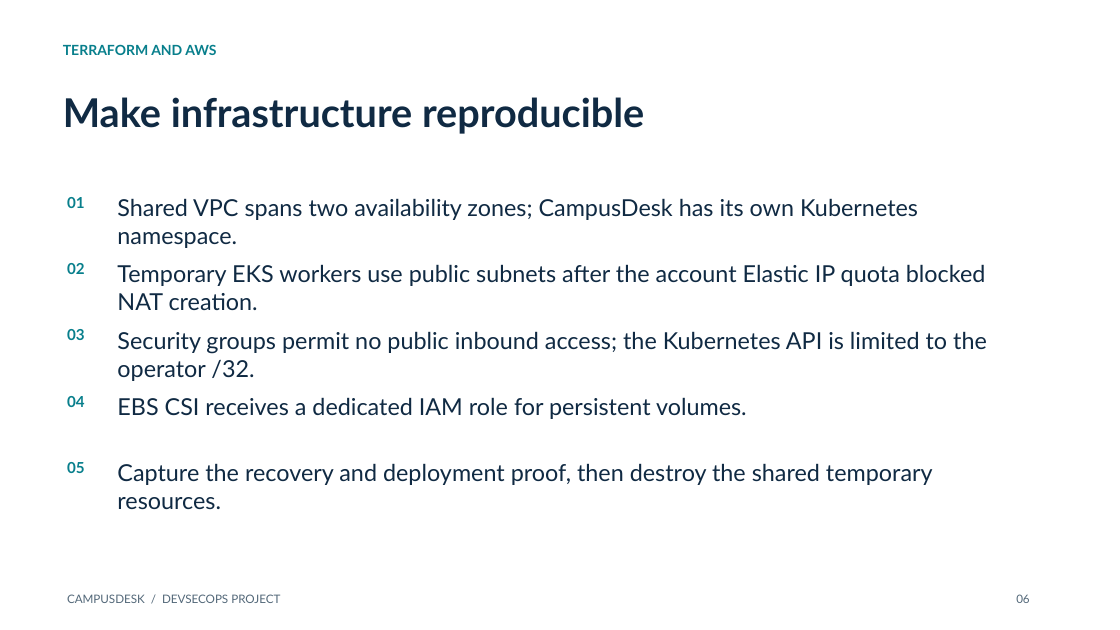
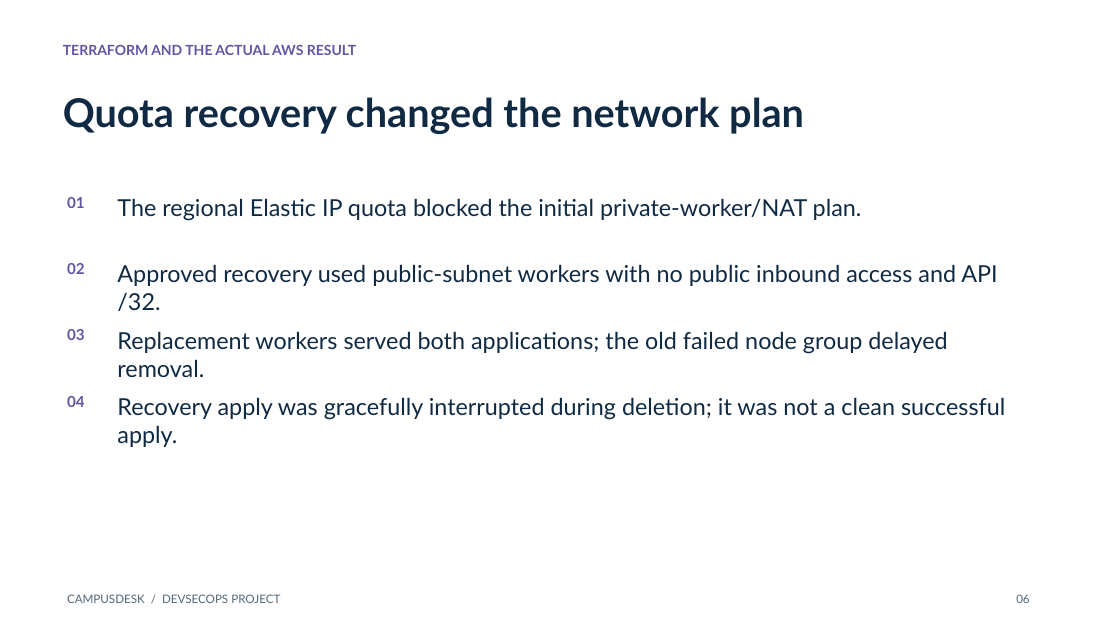
Before and after one commit to AJ5831A/campusdesk-devsecops, a slide deck: slide 6 of demo/presentation.pptx. Drawn at 1120x630 pixels with LibreOffice and Linux fonts; fonts in the diff are those of the drawing. Boxes give left, top, right and bottom in pixels: in the first picture for what was removed or moved away, otherwise in the second. Text is boxed around its words. In the diff, an @@ line names an element or a change of style, - is before the commit and + after.

Commit message:
Add campus-specific final deck and exact printable demo script

```diff
--- a/demo/presentation.pptx
+++ b/demo/presentation.pptx
@@ text at (63, 45, 356, 55): text changed; text colour #087F8C to #6554A4 @@
-TERRAFORM AND AWS
+TERRAFORM AND THE ACTUAL AWS RESULT
@@ text at (63, 97, 804, 134): text changed @@
-Make infrastructure reproducible
+Quota recovery changed the network plan
@@ text at (117, 198, 862, 221): text changed @@
-Temporary EKS workers use public subnets after the account Elastic IP quota blocked NAT creation.
+The regional Elastic IP quota blocked the initial private-worker/NAT plan.
@@ text removed at (117, 198, 918, 248) @@
-Shared VPC spans two availability zones; CampusDesk has its own Kubernetes namespace.
@@ text added at (117, 264, 997, 311), 20 pt, text #102A43 @@
+Approved recovery used public-subnet workers with no public inbound access and API /32.
@@ text at (117, 331, 947, 377): text changed @@
-Security groups permit no public inbound access; the Kubernetes API is limited to the operator /32.
+Replacement workers served both applications; the old failed node group delayed removal.
@@ text colour #087F8C to #6554A4 in 4 elements at (67, 197, 85, 208), (67, 263, 85, 274), (67, 329, 85, 340), (67, 396, 85, 407) @@
@@ text at (117, 397, 1005, 447): text changed @@
-EBS CSI receives a dedicated IAM role for persistent volumes.
+Recovery apply was gracefully interrupted during deletion; it was not a clean successful apply.
@@ text removed at (67, 462, 85, 473) @@
-05
@@ text removed at (117, 463, 933, 510) @@
-Capture the recovery and deployment proof, then destroy the shared temporary resources.
```
Also in this commit, not shown: 9 other slides changed, 8 other files.
